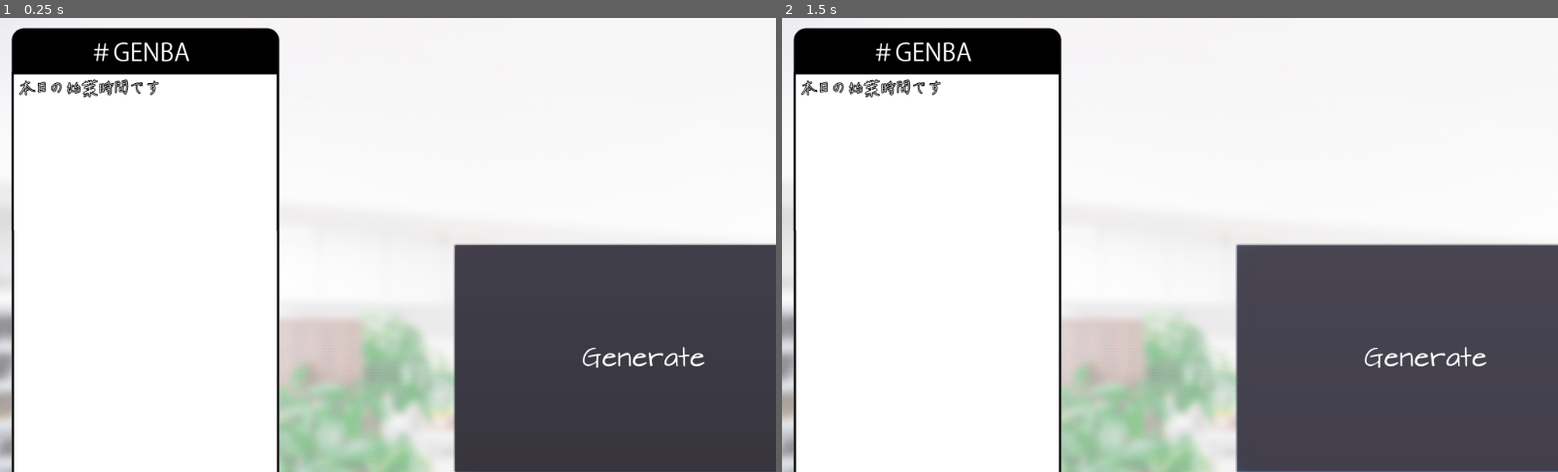
Above: before the commit, frames 1-2 (left to right).
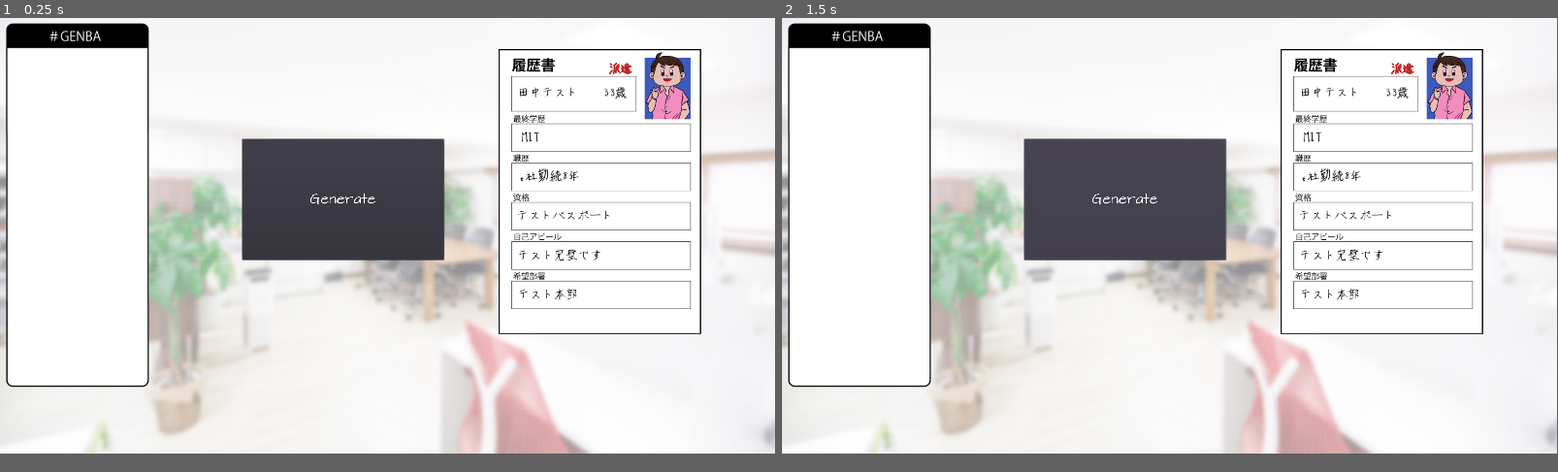
Above: after the commit, the same moments.

Repository: manzyun/PrayForApply
Game: Godot game, scene res://scenes/main.tscn
The game is run twice, just before and just after one commit, with the same random seed, the same clock (stepped at 60 frames per second) and the same inputs.
Inputs:
- Up to frame 1 (0.25 s): no input
- Up to frame 2 (1.5 s): click "Generate" at 0.5 s; click "Generate" at 1.25 s
In our replay, the window is 800x468 before the commit and 799x449 after it. These sizes can differ from the game's own. Grey fills any space a smaller window leaves; there, only what the larger window draws over its background counts as a difference.

The runs differ from the first frame. In frame 1, 50% of the frame differs, in the area x 0-100%, y 1-100%; in frame 2, 50%.

Commit message:
add Resume

Diff:
--- a/project.godot
+++ b/project.godot
@@ -14,6 +14,11 @@
 run/main_scene="res://scenes/main.tscn"
 config/icon="res://icon.png"
 
+[display]
+
+window/size/width=1920
+window/size/height=1080
+
 [physics]
 
 common/enable_pause_aware_picking=true
--- /dev/null
+++ b/scenes/Resume.gd
@@ -0,0 +1,57 @@
+extends TextureRect
+
+const TYPE_LIST = ["新卒", "派遣", "中途"]
+
+# Declare member variables here. Examples:
+# var a = 2
+# var b = "text"
+
+
+# Called when the node enters the scene tree for the first time.
+func _ready():
+	pass # Replace with function body.
+
+
+# Called every frame. 'delta' is the elapsed time since the previous frame.
+var update_flag = 0;
+func _process(delta):
+	if update_flag < 1:
+		set_applyer_type("派遣")
+		set_applyer_age(33)
+		set_applyer_name("田中", "テスト")
+		set_applyer_last_education("MIT")
+		set_applyer_work_history("t社勤続8年")
+		set_applyer_apeal("テスト完璧です")
+		set_applyer_preferred_department("テスト本部")
+		set_applyer_photo("res://images/applyer_body02.png","res://images/applyer_head02.png")
+		update_flag += 1
+	pass
+
+func set_applyer_type(type):
+	if type in TYPE_LIST:
+		$ApplyerType.text = type
+
+func set_applyer_name(last_name, first_Name):
+	$ApplyerName.text = last_name + first_Name
+
+func set_applyer_age(age):
+	$ApplyerAge.text = str(age) + "歳"
+
+func set_applyer_last_education(last_education):
+	$ApplyerLastEducation.text = last_education
+
+func set_applyer_work_history(work_history):
+	$ApplyerWorkHistory.text = work_history
+
+func set_applyer_license(license):
+	$ApplyerLicense.text = license
+
+func set_applyer_apeal(appeal):
+	$ApplyerAppeal.text = appeal
+
+func set_applyer_preferred_department(preferred_department):
+	$ApplyerPreferredDepartment.text = preferred_department
+
+func set_applyer_photo(body_image_path, head_image_path):
+	$ApplyerPhoto/ApplyerBody.texture = load(body_image_path)
+	$ApplyerPhoto/ApplyerHead.texture = load(head_image_path)
--- /dev/null
+++ b/scenes/Resume.tscn
@@ -0,0 +1,118 @@
+[gd_scene load_steps=7 format=2]
+
+[ext_resource path="res://images/resume.png" type="Texture" id=1]
+[ext_resource path="res://images/applyer_body01.png" type="Texture" id=2]
+[ext_resource path="res://images/applyer_head01.png" type="Texture" id=3]
+[ext_resource path="res://scenes/Resume.gd" type="Script" id=4]
+
+[sub_resource type="DynamicFontData" id=2]
+font_path = "res://fonts/mogihaPen_ver120/mogihaPen.ttf"
+
+[sub_resource type="DynamicFont" id=1]
+size = 30
+outline_size = 1
+outline_color = Color( 0.788235, 0.788235, 0.784314, 1 )
+font_data = SubResource( 2 )
+
+[node name="Resume" type="TextureRect"]
+margin_left = 1157.0
+margin_top = 143.0
+margin_right = 1659.0
+margin_bottom = 850.0
+texture = ExtResource( 1 )
+script = ExtResource( 4 )
+
+[node name="ApplyerType" type="Label" parent="."]
+margin_left = 273.0
+margin_top = 32.0
+margin_right = 333.0
+margin_bottom = 63.0
+custom_colors/font_color = Color( 0.756863, 0.0627451, 0.0627451, 1 )
+custom_colors/font_outline_modulate = Color( 0.866667, 0.145098, 0.145098, 1 )
+custom_colors/font_color_shadow = Color( 0.870588, 0.333333, 0.333333, 1 )
+custom_fonts/font = SubResource( 1 )
+text = "新卒"
+
+[node name="ApplyerName" type="Label" parent="."]
+margin_left = 47.0
+margin_top = 92.0
+margin_right = 227.0
+margin_bottom = 123.0
+custom_colors/font_color = Color( 0, 0, 0, 1 )
+custom_fonts/font = SubResource( 1 )
+text = "テスト　太郎"
+
+[node name="ApplyerAge" type="Label" parent="."]
+margin_left = 259.0
+margin_top = 93.0
+margin_right = 319.0
+margin_bottom = 127.0
+custom_colors/font_color = Color( 0, 0, 0, 1 )
+custom_fonts/font = SubResource( 1 )
+text = "22歳"
+
+[node name="ApplyerLastEducation" type="Label" parent="."]
+margin_left = 57.0
+margin_top = 202.0
+margin_right = 162.0
+margin_bottom = 233.0
+custom_colors/font_color = Color( 0, 0, 0, 1 )
+custom_fonts/font = SubResource( 1 )
+text = "T大学卒"
+
+[node name="ApplyerWorkHistory" type="Label" parent="."]
+margin_left = 52.0
+margin_top = 299.0
+margin_right = 157.0
+margin_bottom = 330.0
+custom_colors/font_color = Color( 0, 0, 0, 1 )
+custom_fonts/font = SubResource( 1 )
+text = "テストアルバイト"
+
+[node name="ApplyerLicense" type="Label" parent="."]
+margin_left = 44.0
+margin_top = 397.0
+margin_right = 284.0
+margin_bottom = 428.0
+custom_colors/font_color = Color( 0, 0, 0, 1 )
+custom_fonts/font = SubResource( 1 )
+text = "テストパスポート"
+
+[node name="ApplyerAppeal" type="Label" parent="."]
+margin_left = 47.0
+margin_top = 496.0
+margin_right = 257.0
+margin_bottom = 527.0
+custom_colors/font_color = Color( 0, 0, 0, 1 )
+custom_fonts/font = SubResource( 1 )
+text = "テスト出来ます"
+
+[node name="ApplyerPreferredDepartment" type="Label" parent="."]
+margin_left = 47.0
+margin_top = 593.0
+margin_right = 167.0
+margin_bottom = 624.0
+custom_colors/font_color = Color( 0, 0, 0, 1 )
+custom_fonts/font = SubResource( 1 )
+text = "テスト部"
+
+[node name="ApplyerPhoto" type="ColorRect" parent="."]
+margin_left = 362.0
+margin_top = 23.0
+margin_right = 476.0
+margin_bottom = 175.0
+color = Color( 0.239216, 0.352941, 0.741176, 1 )
+
+[node name="ApplyerBody" type="TextureRect" parent="ApplyerPhoto"]
+margin_top = -24.0
+margin_right = 701.0
+margin_bottom = 1056.0
+rect_scale = Vector2( 0.163, 0.163 )
+texture = ExtResource( 2 )
+
+[node name="ApplyerHead" type="TextureRect" parent="ApplyerPhoto"]
+margin_top = -22.0
+margin_right = 701.0
+margin_bottom = 1058.0
+rect_scale = Vector2( 0.163, 0.163 )
+texture = ExtResource( 3 )
--- a/scenes/main.tscn
+++ b/scenes/main.tscn
@@ -1,17 +1,20 @@
-[gd_scene load_steps=8 format=2]
+[gd_scene load_steps=9 format=2]
 
 [ext_resource path="res://scripts/main.gd" type="Script" id=1]
 [ext_resource path="res://scenes/main_HUD.tscn" type="PackedScene" id=2]
 [ext_resource path="res://textures/genba_flame.png" type="Texture" id=3]
 [ext_resource path="res://scripts/#GENBA.gd" type="Script" id=4]
 [ext_resource path="res://textures/bg.png" type="Texture" id=5]
-[ext_resource path="res://fonts/mogihaPen_ver120/mogihaPen.ttf" type="DynamicFontData" id=6]
+[ext_resource path="res://scenes/Resume.tscn" type="PackedScene" id=6]
+
+[sub_resource type="DynamicFontData" id=2]
+font_path = "res://fonts/montreal/Montreal-Bold.ttf"
 
 [sub_resource type="DynamicFont" id=1]
-size = 21
+size = 30
 outline_size = 1
-outline_color = Color( 0, 0, 0, 1 )
-font_data = ExtResource( 6 )
+outline_color = Color( 0.788235, 0.788235, 0.784314, 1 )
+font_data = SubResource( 2 )
 
 [node name="main" type="Node2D"]
 script = ExtResource( 1 )
@@ -44,11 +47,17 @@
 margin_bottom = 904.0
 
 [node name="VBoxContainer" type="VBoxContainer" parent="#GENBA/ScrollContainer"]
-margin_bottom = 22.0
+margin_bottom = 38.0
 
 [node name="Label" type="Label" parent="#GENBA/ScrollContainer/VBoxContainer"]
-margin_bottom = 22.0
+margin_bottom = 38.0
 custom_fonts/font = SubResource( 1 )
+
+[node name="Resume" parent="." instance=ExtResource( 6 )]
+margin_left = 1235.0
+margin_top = 76.0
+margin_right = 1737.0
+margin_bottom = 783.0
 
 [connection signal="generate_job_seeker" from="main_HUD" to="." method="_job_seeker_generator"]
 [connection signal="posting_start" from="main_HUD" to="#GENBA" method="_posting"]
--- a/scripts/main.gd
+++ b/scripts/main.gd
@@ -1,80 +1,80 @@
 extends Node2D
 
 func _ready():
-    pass
+	pass
 
 func _process(delta):
-    pass
+	pass
 
 func construct_prayer():
-    var result = 0
+	var result = 0
 
 func construct_job_seeker():
-    var job_seeker_dict = {
-        "name": "nanashi",
-        "age": 0,
-        "edu": "hoisotsu",
-        "workhis": "neet",
-        "license": "nashi",
-        "occupation": 0,
-        "employment": 0,
-        }
-    return job_seeker_dict
+	var job_seeker_dict = {
+		"name": "nanashi",
+		"age": 0,
+		"edu": "hoisotsu",
+		"workhis": "neet",
+		"license": "nashi",
+		"occupation": 0,
+		"employment": 0,
+		}
+	return job_seeker_dict
 
 func _job_seeker_generator():
-    var rng = RandomNumberGenerator.new()
-    rng.randomize()
-    var job_seeker_status_dict = construct_job_seeker()
+	var rng = RandomNumberGenerator.new()
+	rng.randomize()
+	var job_seeker_status_dict = construct_job_seeker()
 
-    var surname = [
-        "Satou",
-        "Saitou",
-        "Sasaki",
-        "Sagawa",
-        "Sayama",
-       ]
-    var firstname = [
-        "Ritsu",
-        "Akira",
-        "Pikachu",
-       ]
-    var fullname = surname[rng.randi() % surname.size()]\
-                    + " "\
-                    + firstname[rng.randi() % firstname.size()]
-    var age = rng.randi_range(0, 100)
-    var edu_list = [
-        "Chu",
-        "Kou",
-        "Dai",
-        "Kosen",
-       ]
-    var edu = edu_list[rng.randi() % edu_list.size()]
-    var workhis_list = [
-        "killer",
-        "prof.",
-        "singer",
-       ]
-    var workhis = workhis_list[rng.randi() % workhis_list.size()]
-    var license_list = [
-        "nashi",
-        "ITpass",
-        "eikenpre2",
-       ]
-    var license = license_list[rng.randi() % license_list.size()]
-    var occupation = rng.randi_range(0, 3)
-    var employment = rng.randi_range(0, 3)
-    job_seeker_status_dict["name"] = fullname
-    job_seeker_status_dict["age"] = age
-    job_seeker_status_dict["edu"] = edu
-    job_seeker_status_dict["workhis"] = workhis
-    job_seeker_status_dict["license"] = license
-    job_seeker_status_dict["occupation"] = occupation
-    job_seeker_status_dict["employment"] = employment
-    print_debug(job_seeker_status_dict)
-    return job_seeker_status_dict
+	var surname = [
+		"Satou",
+		"Saitou",
+		"Sasaki",
+		"Sagawa",
+		"Sayama",
+	   ]
+	var firstname = [
+		"Ritsu",
+		"Akira",
+		"Pikachu",
+	   ]
+	var fullname = surname[rng.randi() % surname.size()]\
+					+ " "\
+					+ firstname[rng.randi() % firstname.size()]
+	var age = rng.randi_range(0, 100)
+	var edu_list = [
+		"Chu",
+		"Kou",
+		"Dai",
+		"Kosen",
+	   ]
+	var edu = edu_list[rng.randi() % edu_list.size()]
+	var workhis_list = [
+		"killer",
+		"prof.",
+		"singer",
+	   ]
+	var workhis = workhis_list[rng.randi() % workhis_list.size()]
+	var license_list = [
+		"nashi",
+		"ITpass",
+		"eikenpre2",
+	   ]
+	var license = license_list[rng.randi() % license_list.size()]
+	var occupation = rng.randi_range(0, 3)
+	var employment = rng.randi_range(0, 3)
+	job_seeker_status_dict["name"] = fullname
+	job_seeker_status_dict["age"] = age
+	job_seeker_status_dict["edu"] = edu
+	job_seeker_status_dict["workhis"] = workhis
+	job_seeker_status_dict["license"] = license
+	job_seeker_status_dict["occupation"] = occupation
+	job_seeker_status_dict["employment"] = employment
+	print_debug(job_seeker_status_dict)
+	return job_seeker_status_dict
 
 
 
 
 func game_controller():
-    pass
+	pass
Binary file added: images/applyer_body01.png
Not shown, added: images/applyer_body01.png.import
Binary file added: images/applyer_body02.png
Not shown, added: images/applyer_body02.png.import
Binary file added: images/applyer_head01.png
Not shown, added: images/applyer_head01.png.import
Binary file added: images/applyer_head02.png
Not shown, added: images/applyer_head02.png.import
Binary file added: images/applyer_head03.png
Not shown, added: images/applyer_head03.png.import
Binary file added: images/applyer_head04.png
Not shown, added: images/applyer_head04.png.import
(and 2 more such lines)
